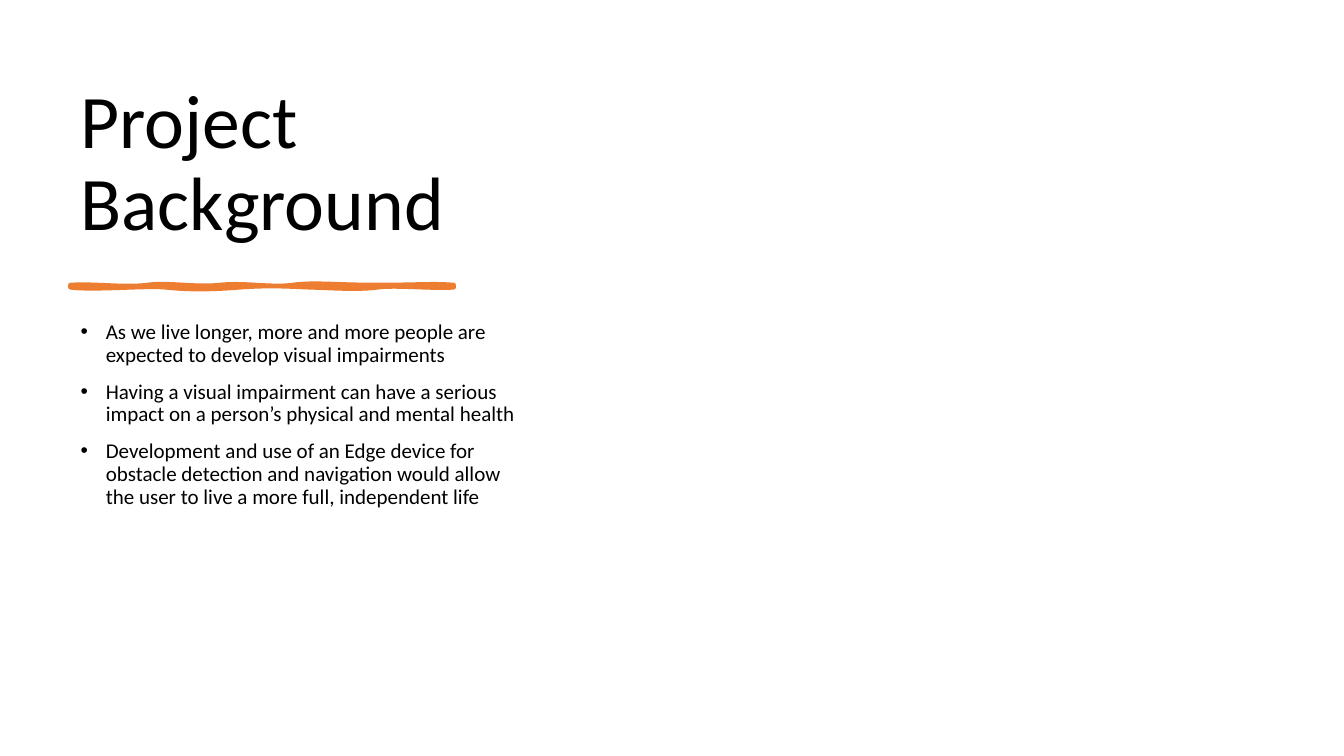
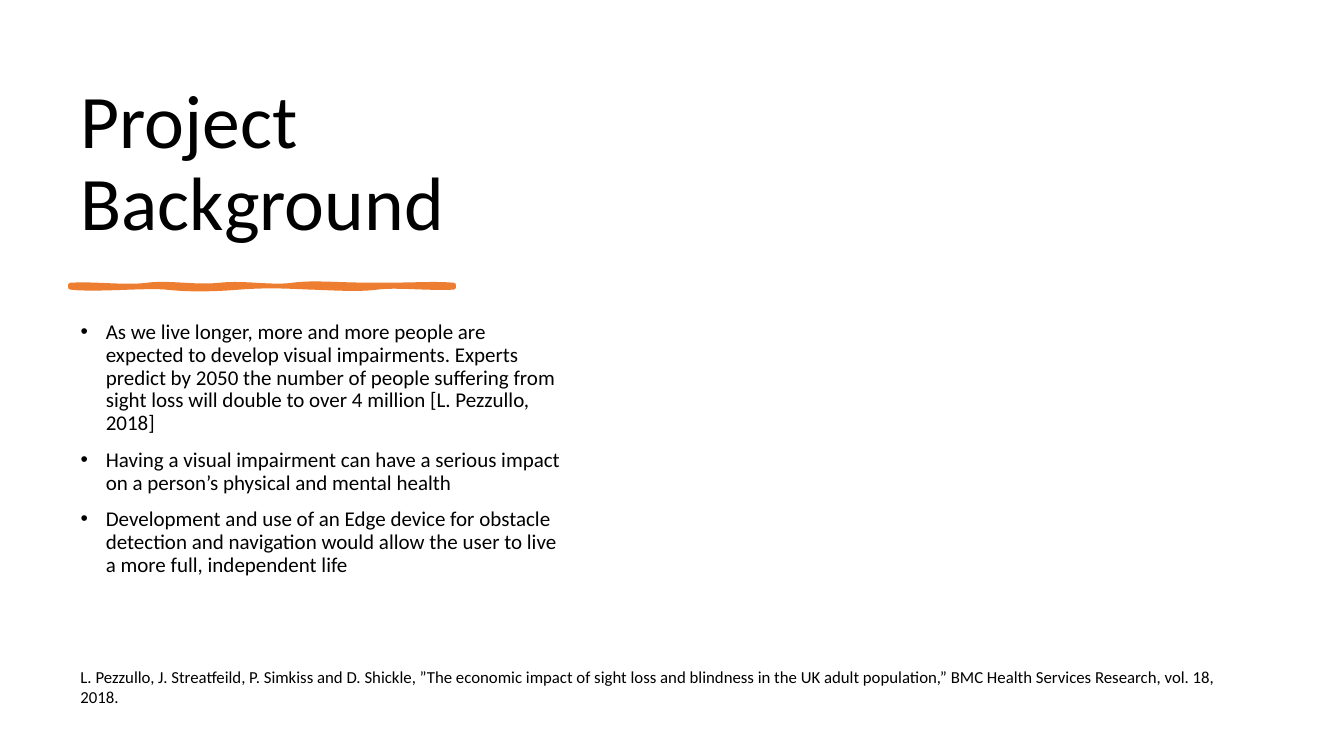
Before and after one commit to ofithcheallaigh/masters_project, a slide deck: slide 3 of Documentation/MSc Research Project Presentation.pptx. Drawn at 1344x756 pixels with LibreOffice and Linux fonts; fonts in the diff are those of the drawing. Boxes give left, top, right and bottom in pixels: in the first picture for what was removed or moved away, otherwise in the second. Text is boxed around its words. In the diff, an @@ line names an element or a change of style, - is before the commit and + after.

Commit message:
Adding updated presentation

```diff
--- a/Documentation/MSc Research Project Presentation.pptx
+++ b/Documentation/MSc Research Project Presentation.pptx
@@ text at [106,324,555,433]: text changed @@
-• As we live longer, more and more people are expected to develop visual impairments
+• As we live longer, more and more people are expected to develop visual impairments. Experts predict by 2050 the number of people suffering from sight loss will double to over 4 million [L. Pezzullo, 2018]
@@ text added at [80,671,1214,703], 12 pt, text #000000 @@
+L. Pezzullo, J. Streatfeild, P. Simkiss and D. Shickle, ”The economic impact of sight loss and blindness in the UK adult population,” BMC Health Services Research, vol. 18, 2018.
```
Also in this commit, not shown: 3 other slides changed.
